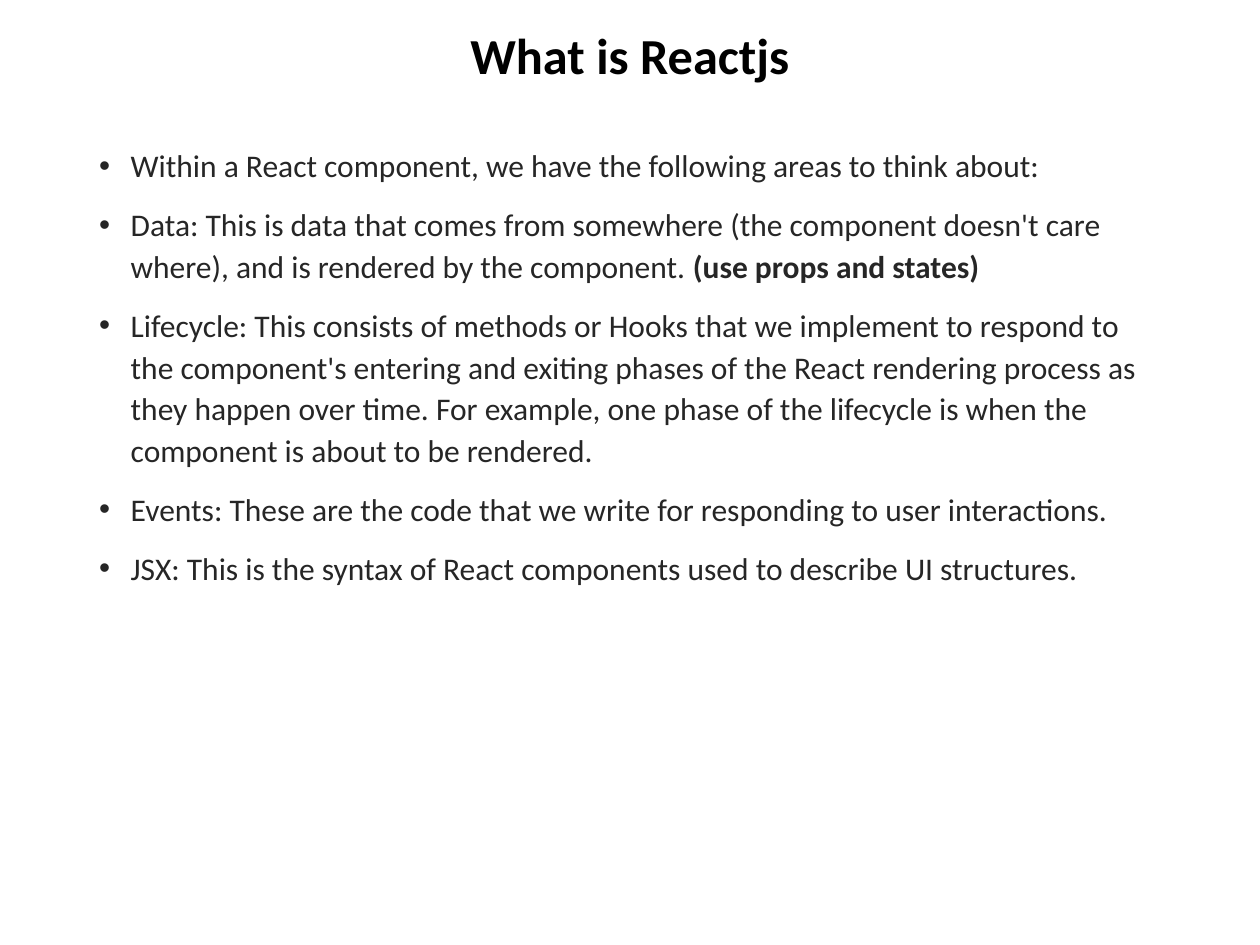
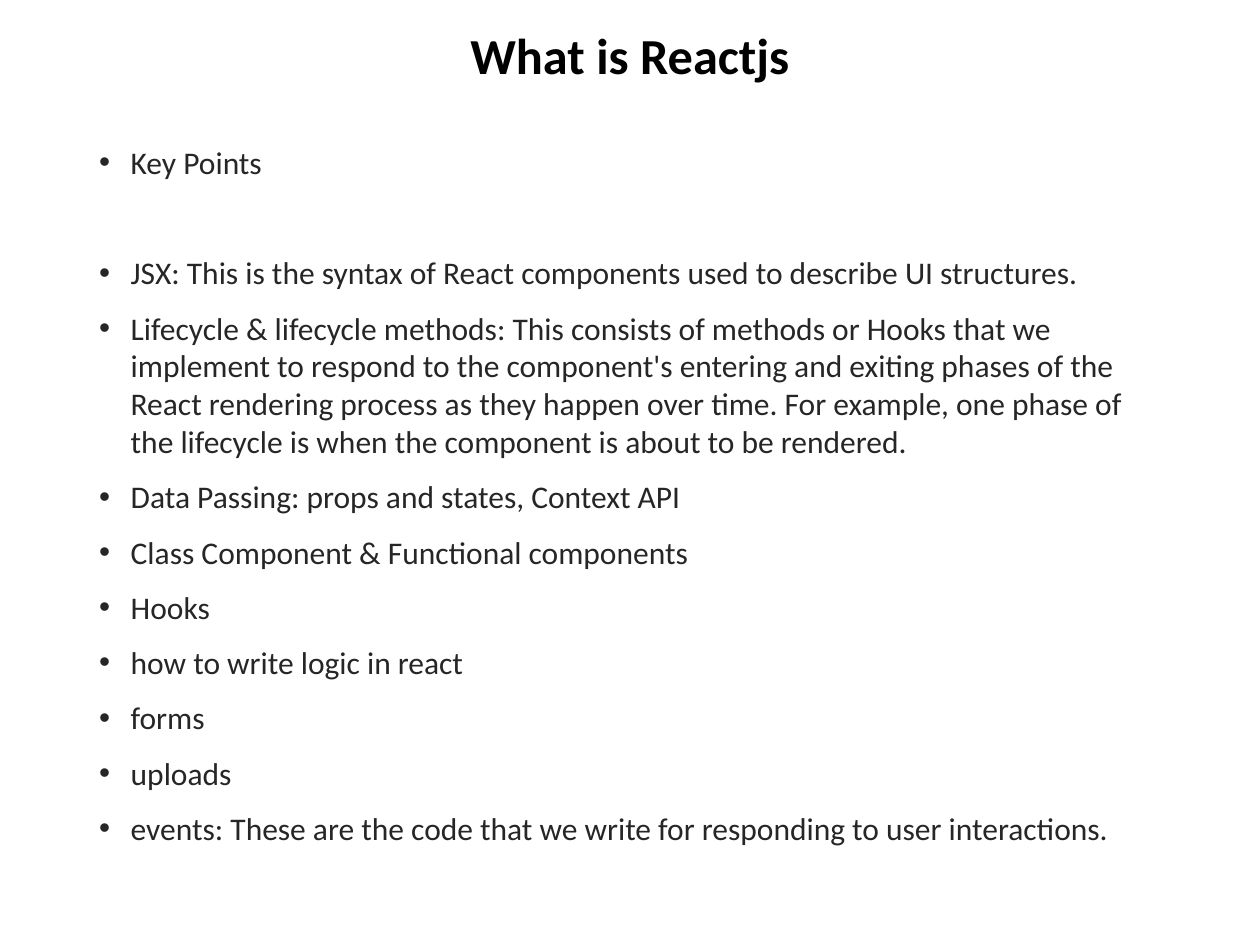
Before and after one commit to chuacw/SGUS-Slides, a slide deck: slide 4 of BCI - Batch2 - Day9 - Reactjs 1 Intro.pptx. Drawn at 1260x945 pixels with LibreOffice and Linux fonts; fonts in the diff are those of the drawing. Boxes give left, top, right and bottom in pixels: in the first picture for what was removed or moved away, otherwise in the second. Text is boxed around its words. In the diff, an @@ line names an element or a change of style, - is before the commit and + after.

```diff
--- a/BCI - Batch2 - Day9 - Reactjs 1 Intro.pptx
+++ b/BCI - Batch2 - Day9 - Reactjs 1 Intro.pptx
@@ text at box(131, 152, 261, 179): text changed @@
-• Within a React component, we have the following areas to think about:
-• Data: This is data that comes from somewhere (the component doesn't care where), and is rendered by the component. (use props and states)
-• Lifecycle: This consists of methods or Hooks that we implement to respond to the component's entering and exiting phases of the React rendering process as they happen over time. For example, one phase of the lifecycle is when the component is about to be rendered.
-• Events: These are the code that we write for responding to user interactions.
+• Key Points
@@ text at box(131, 262, 1077, 289): line spacing 1.1 to 1 @@
@@ text at box(131, 318, 1121, 846): paragraphs added @@
+• Lifecycle & lifecycle methods: This consists of methods or Hooks that we implement to respond to the component's entering and exiting phases of the React rendering process as they happen over time. For example, one phase of the lifecycle is when the component is about to be rendered.
+• Data Passing: props and states, Context API
+• Class Component & Functional components
+• Hooks
+• how to write logic in react
+• forms
+• uploads
+• events: These are the code that we write for responding to user interactions.
```
Also in this commit, not shown: 2 other slides changed, 3 slides added, 2 slides removed, 2 other files.
